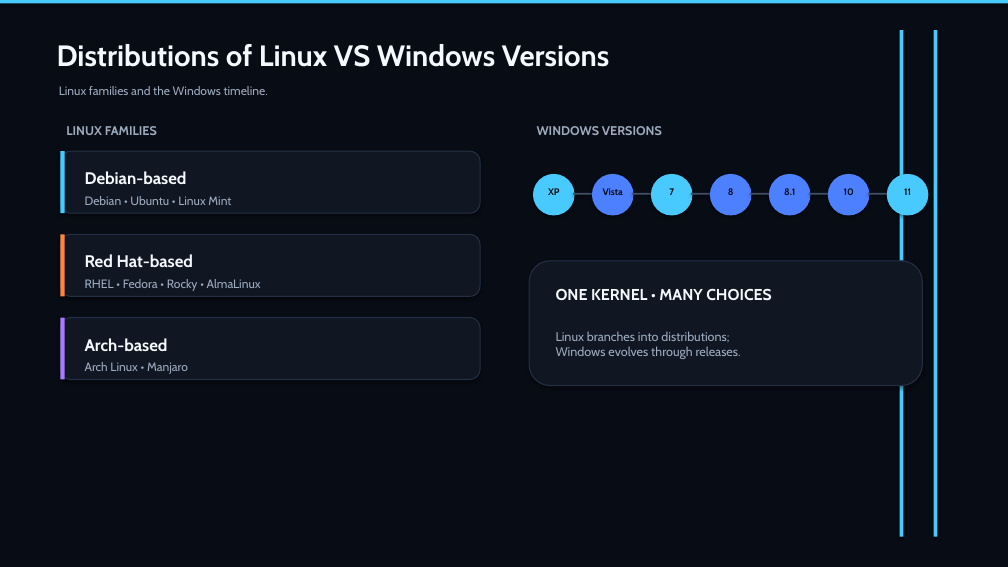
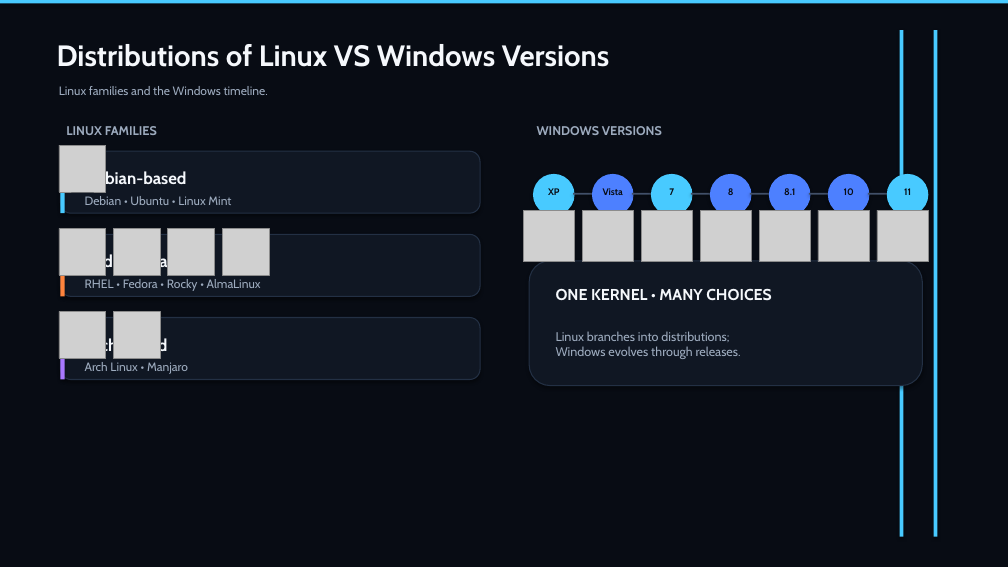
Before and after one commit to pctaha501-create/werhtjk, a slide deck: slide 3 of Linux_vs_Windows_Professional.pptx. Drawn at 1008x567 pixels with LibreOffice and Linux fonts; fonts in the diff are those of the drawing; grey boxes stand for pictures. Boxes give left, top, right and bottom in pixels: in the first picture for what was removed or moved away, otherwise in the second. Text is boxed around its words. In the diff, an @@ line names an element or a change of style, - is before the commit and + after.

Commit message:
Enhance Linux vs Windows presentation with source images and motion

```diff
--- a/Linux_vs_Windows_Professional.pptx
+++ b/Linux_vs_Windows_Professional.pptx
@@ picture added at [59,145,106,192] @@
@@ picture added at [59,228,106,275] @@
@@ picture added at [113,228,160,275] @@
@@ picture added at [168,228,215,275] @@
@@ picture added at [222,228,269,275] @@
@@ picture added at [523,210,575,262] @@
@@ picture added at [582,210,634,262] @@
@@ picture added at [641,210,693,262] @@
@@ picture added at [700,210,752,262] @@
@@ picture added at [759,210,811,262] @@
@@ picture added at [818,210,870,262] @@
@@ picture added at [877,210,929,262] @@
@@ picture added at [59,312,106,358] @@
@@ picture added at [113,312,160,358] @@
```
Also in this commit, not shown: 10 other slides changed, 1 other file.
